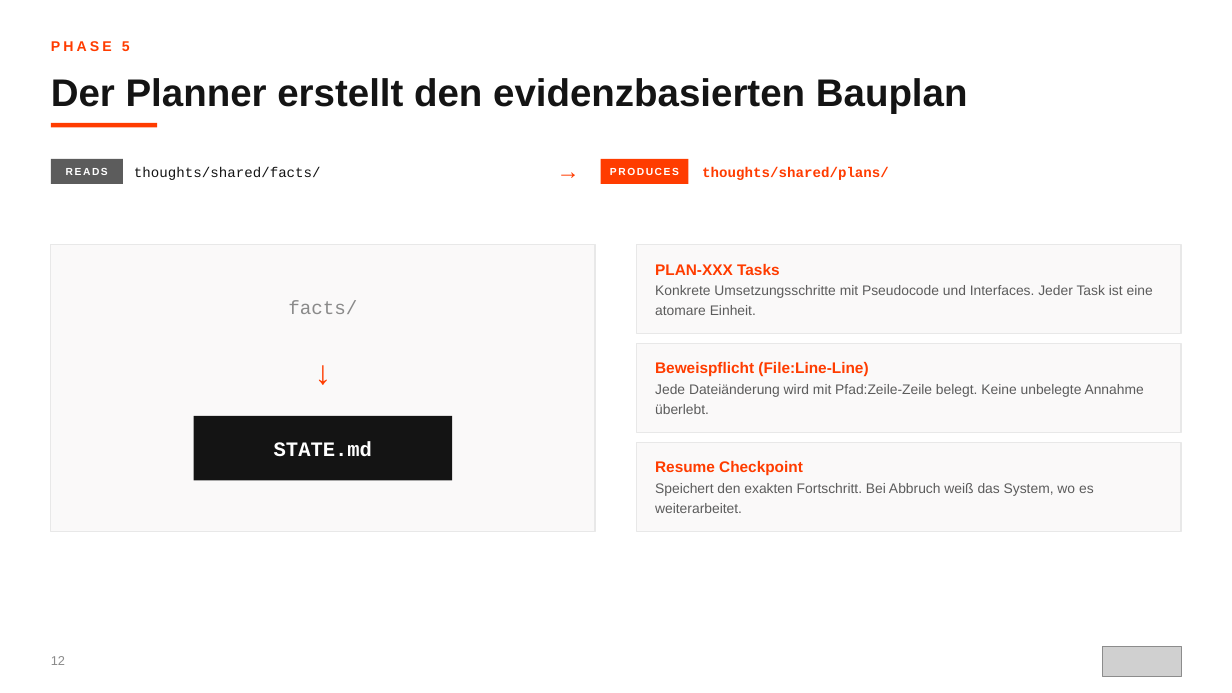
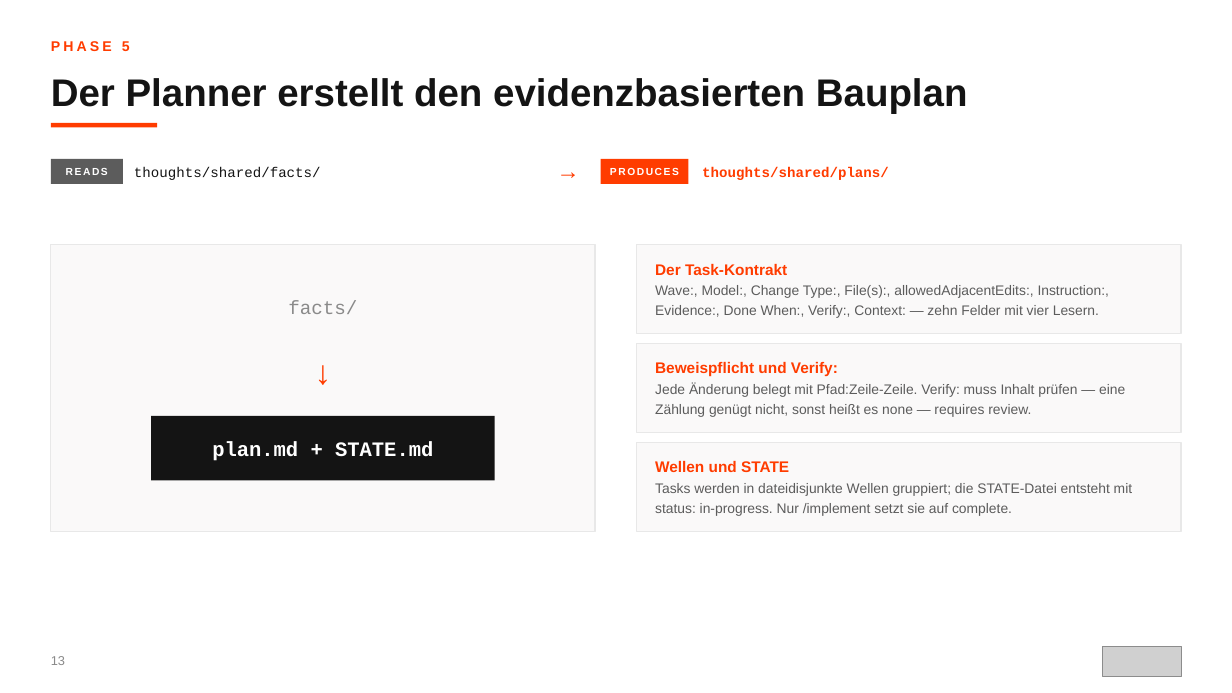
Before and after one commit to scameronde/rpi-qpi, a slide deck: slide 13 of presentation/ORBIT.pptx (slide 12 before the commit). Drawn at 1232x693 pixels with LibreOffice and Linux fonts; fonts in the diff are those of the drawing; grey boxes stand for pictures. Boxes give left, top, right and bottom in pixels: in the first picture for what was removed or moved away, otherwise in the second. Text is boxed around its words. In the diff, an @@ line names an element or a change of style, - is before the commit and + after.

```diff
--- a/presentation/ORBIT.pptx
+++ b/presentation/ORBIT.pptx
@@ text in rectangle at (655,264,1110,318): text changed @@
-PLAN-XXX Tasks
-Konkrete Umsetzungsschritte mit Pseudocode und Interfaces. Jeder Task ist eine atomare Einheit.
+Der Task-Kontrakt
+Wave:, Model:, Change Type:, File(s):, allowedAdjacentEdits:, Instruction:, Evidence:, Done When:, Verify:, Context: — zehn Felder mit vier Lesern.
@@ text in rectangle at (655,362,1125,417): text changed @@
-Beweispflicht (File:Line-Line)
-Jede Dateiänderung wird mit Pfad:Zeile-Zeile belegt. Keine unbelegte Annahme überlebt.
+Beweispflicht und Verify:
+Jede Änderung belegt mit Pfad:Zeile-Zeile. Verify: muss Inhalt prüfen — eine Zählung genügt nicht, sonst heißt es none — requires review.
@@ rectangle "plan.md + STATE.md": place and size @@
-rectangle "plan.md + STATE.md" at (194,416,453,481)
+rectangle "plan.md + STATE.md" at (152,416,495,481)
@@ text in rectangle at (212,441,433,461): text changed @@
-STATE.md
+plan.md + STATE.md
@@ text in rectangle at (655,461,1132,516): text changed @@
-Resume Checkpoint
-Speichert den exakten Fortschritt. Bei Abbruch weiß das System, wo es weiterarbeitet.
+Wellen und STATE
+Tasks werden in dateidisjunkte Wellen gruppiert; die STATE-Datei entsteht mit status: in-progress. Nur /implement setzt sie auf complete.
```
Also in this commit, not shown: 18 other slides changed, 2 slides added.
